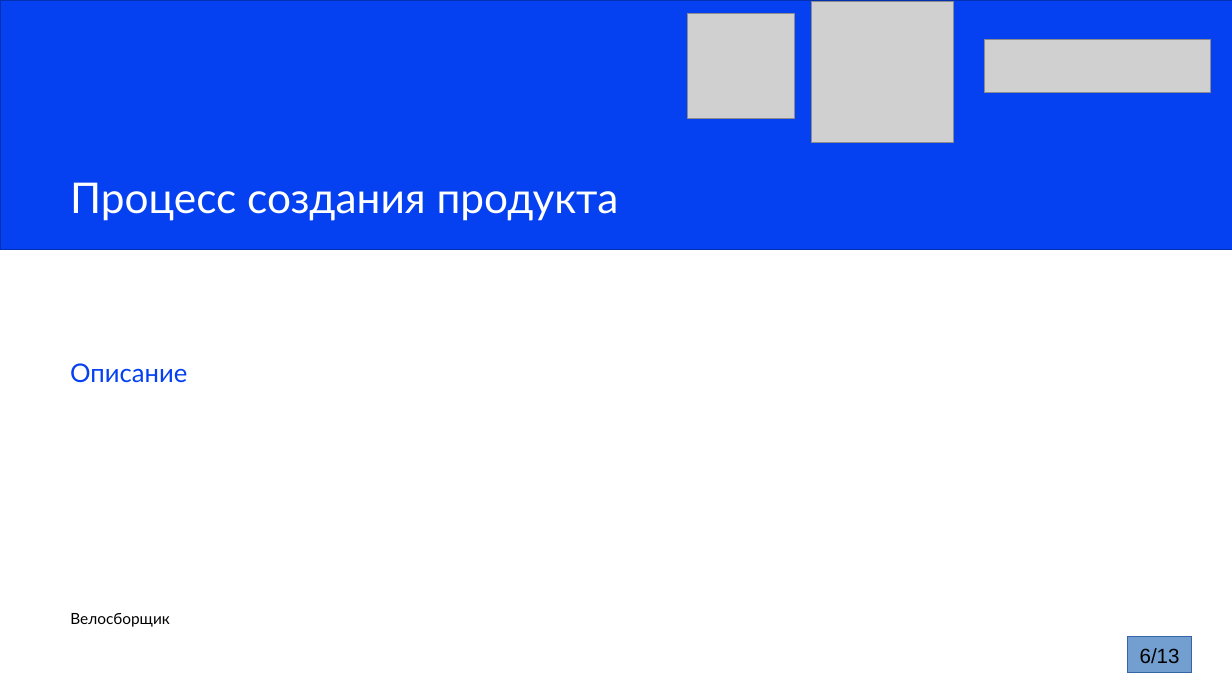
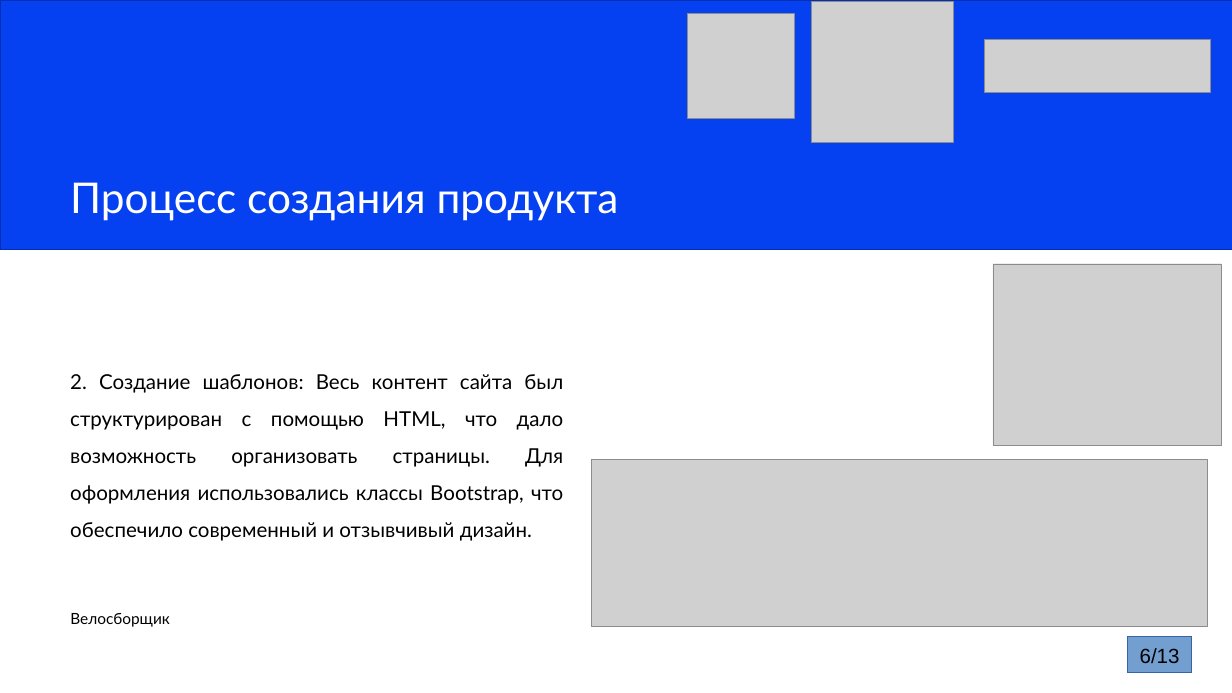
Before and after one commit to alexandr2081/velo, a slide deck: slide 6 of Бесполезные вещи/Презентация.pptx. Drawn at 1232x693 pixels with LibreOffice and Linux fonts; fonts in the diff are those of the drawing; grey boxes stand for pictures. Boxes give left, top, right and bottom in pixels: in the first picture for what was removed or moved away, otherwise in the second. Text is boxed around its words. In the diff, an @@ line names an element or a change of style, - is before the commit and + after.

```diff
--- a/Бесполезные вещи/Презентация.pptx
+++ b/Бесполезные вещи/Презентация.pptx
@@ picture added at [993,264,1221,446] @@
@@ subtitle at [70,374,564,541]: text changed; size 40 to 32 pt; text colour #0541F0 to #000000 @@
-Описание
+2. Создание шаблонов: Весь контент сайта был структурирован с помощью HTML, что дало возможность организовать страницы. Для оформления использовались классы Bootstrap, что обеспечило современный и отзывчивый дизайн.
@@ picture added at [592,460,1208,627] @@
```
Also in this commit, not shown: 8 other slides changed, 5 other files.
